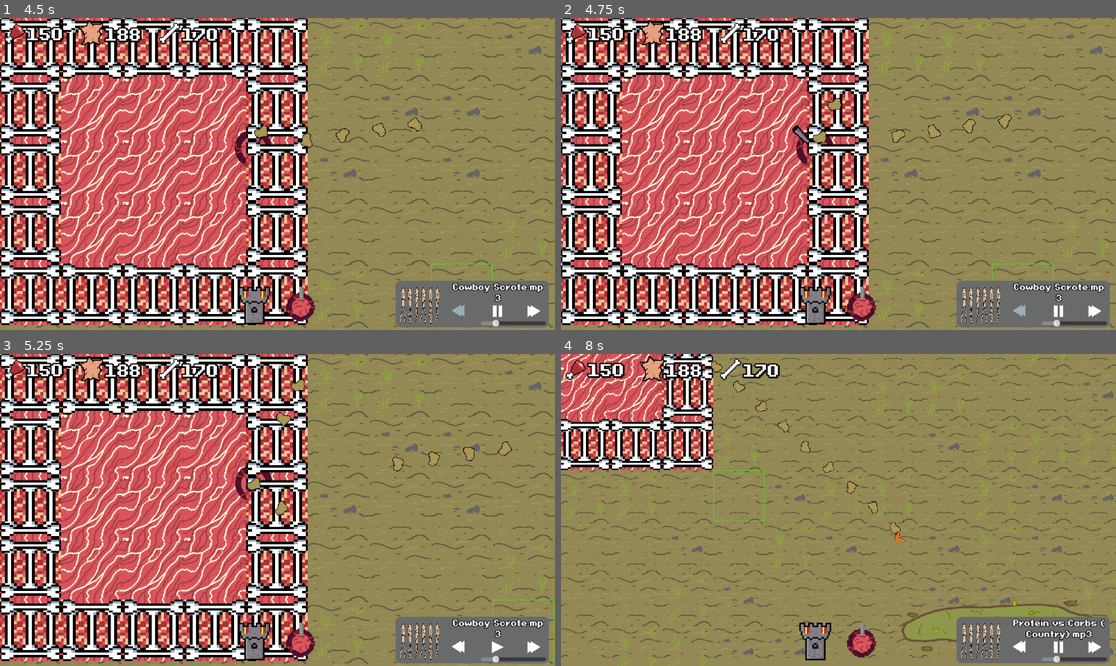
Above: before the commit, frames 1-4 (two rows, left to right).
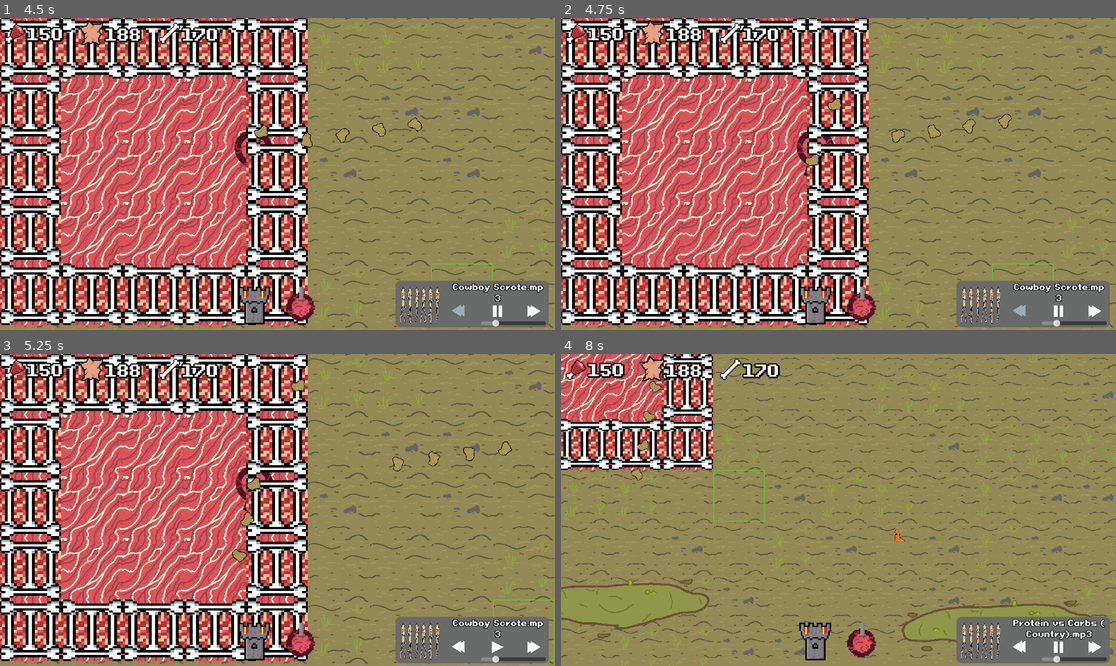
Above: after the commit, the same moments.

Repository: PhilipSBeck/Ludum-Dare-56
Game: Godot game, scene res://Levels/TitleScreen.tscn
The game is run twice, just before and just after one commit, with the same random seed, the same clock (stepped at 60 frames per second) and the same inputs. Sound files missing from this copy of the repository are replaced by a short silence.
Inputs (mouse positions are in pixels of both pictures, inside the frame that each line leads up to):
- Up to frame 1 (4.5 s): click "Start" at 0.5 s; click (532, 311) at 1.25 s; click (532, 311) at 2 s; click (255, 308) at 2.75 s; click (299, 308) at 3.5 s; click (460, 311) at 4.25 s
- Up to frame 2 (4.75 s): no input
- Up to frame 3 (5.25 s): click (499, 647) at 5 s
- Up to frame 4 (8 s): click (1060, 647) at 5.75 s; move the mouse to (960, 494) at 6.52 s; hold Right (ui_right) 6.53-7.28 s; click (960, 494) at 6.6 s; move the mouse to (727, 525) at 7.27 s; hold Down (ui_down) from 7.28 s (still down); tap Mouse wheel down (WheelDown) at 7.35 s; click (727, 525) at 7.55 s

Frame 1 is identical in both runs. In frame 2, 0.3% of the frame differs, in the area x 41-50%, y 34-51%; in frame 3, 0.4%; in frame 4, 1.2%, in the area x 0-62%, y 2-92%.

Commit message:
Update main.gd

Diff:
--- a/Scripts/Core/main.gd
+++ b/Scripts/Core/main.gd
@@ -69,10 +69,6 @@
 	$MainHud.increase_meat(-WALL_PRICE_MEAT)
 	$MainHud.increase_skin(-WALL_PRICE_SKIN)
 
-	var fortress_min = (Vector2(mapPos)*128.0)-(Vector2(2.5,2.5)*128.0)
-	var fortress_max = (Vector2(mapPos)*128.0)+(Vector2(2.5,2.5)*128.0)
-	delete_spawner_here(Rect2(fortress_min, fortress_max))
-
 	mapPos = get_fortress_corner_from_map_pos(mapPos)
 	for i in 5:
 		for j in 5:
@@ -86,6 +82,11 @@
 					add_child(wall)
 	check_wall_adjecency()
 	set_placing_tiles(false)
+
+	var fortress_min = (Vector2(mapPos)*128.0)
+	var fortress_max = (Vector2(mapPos)*128.0)+(Vector2(5,5)*128.0)
+	delete_spawner_here(Rect2(fortress_min, fortress_max))
+
 
 
 func attempt_place_turret():
@@ -164,9 +165,9 @@
 	var spawners = $Spawners.get_children()
 	for spawner in spawners:
 		var spawner_col_shape: CollisionShape2D = spawner.get_node("CollisionShape2D")
-		var spawner_scale = spawner_col_shape.scale/2
-		var spawner_bounds_min = spawner.position - spawner_scale
-		var spawner_bounds_max = spawner.position + spawner_scale
+		var spawner_scale = spawner_col_shape.scale*0.5
+		var spawner_bounds_min = spawner.position #- spawner_scale
+		var spawner_bounds_max = spawner.position #+ spawner_scale
 
 		var spawner_bounds = Rect2(spawner_bounds_min, spawner_bounds_max)
 
